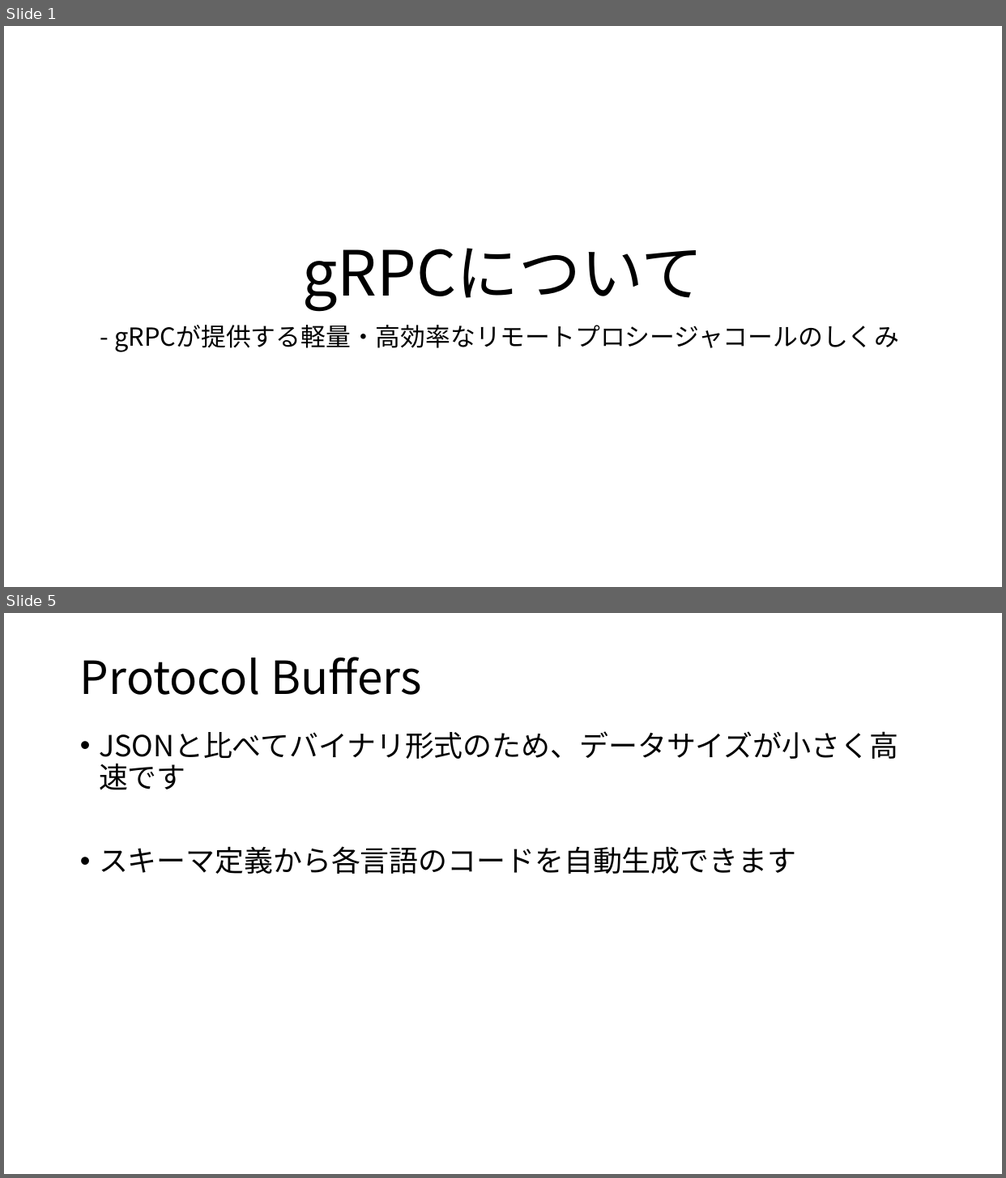
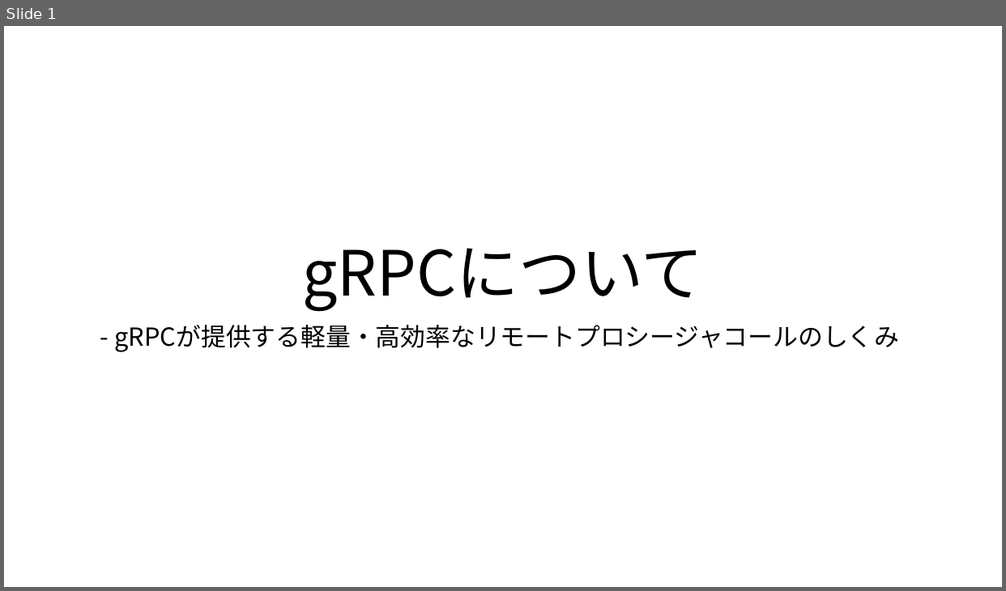
Before and after one commit to koga-miko/misc, a slide deck: raspberry-pi-report/gRPCについて.pptx. Shown one above the other, each under a label of ours: slides 1 and 5 before the commit, slide 1 after it; the slides between them are not shown. The pictures are 1006x1178 and 1006x591 pixels, drawn with LibreOffice and Linux fonts; fonts in the diff are those of the drawing. Boxes give left, top, right and bottom in pixels: in the first picture for what was removed or moved away, otherwise in the second. Text is boxed around its words. In the diff, an @@ line names an element or a change of style, - is before the commit and + after.

```diff
--- a/raspberry-pi-report/gRPCについて.pptx
+++ b/raspberry-pi-report/gRPCについて.pptx
@@ slide 5 removed at <box>4,613,1002,1174</box>, background #FFFFFF @@
@@ title removed at <box>80,657,421,695</box> @@
-Protocol Buffers
@@ text removed at <box>99,731,898,874</box> @@
-• JSONと比べてバイナリ形式のため、データサイズが小さく高速です
-• スキーマ定義から各言語のコードを自動生成できます
```
Also in this commit, not shown: 5 slides changed, 7 slides added, 2 other slides removed, 3 other files.
